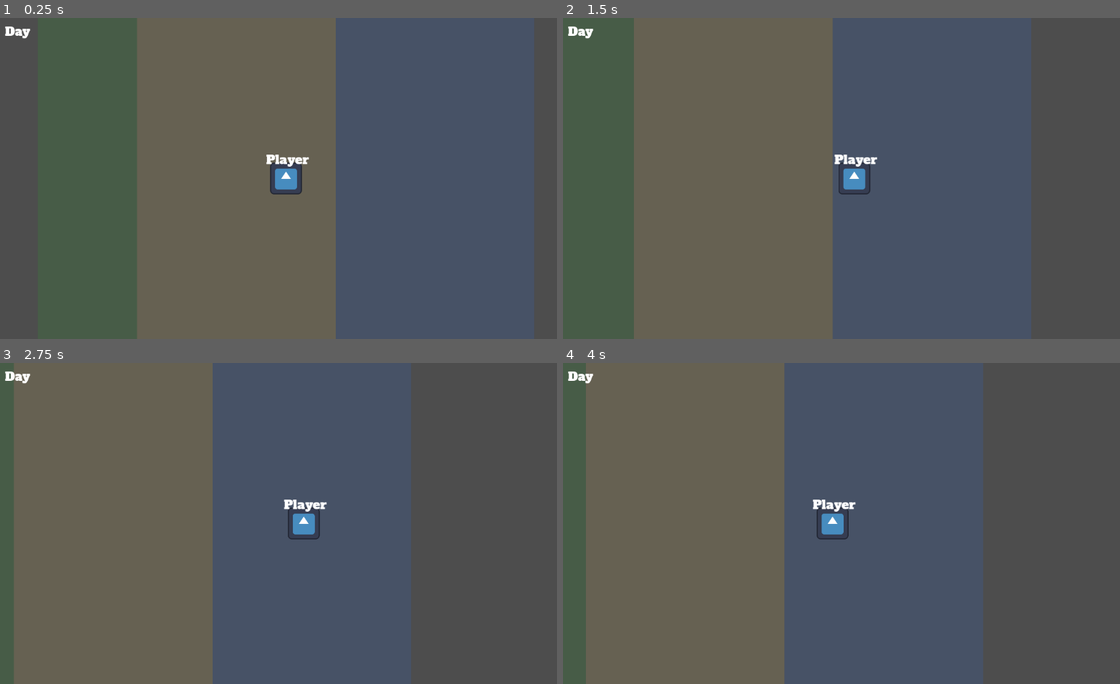
Above: before the commit, frames 1-4 (two rows, left to right).
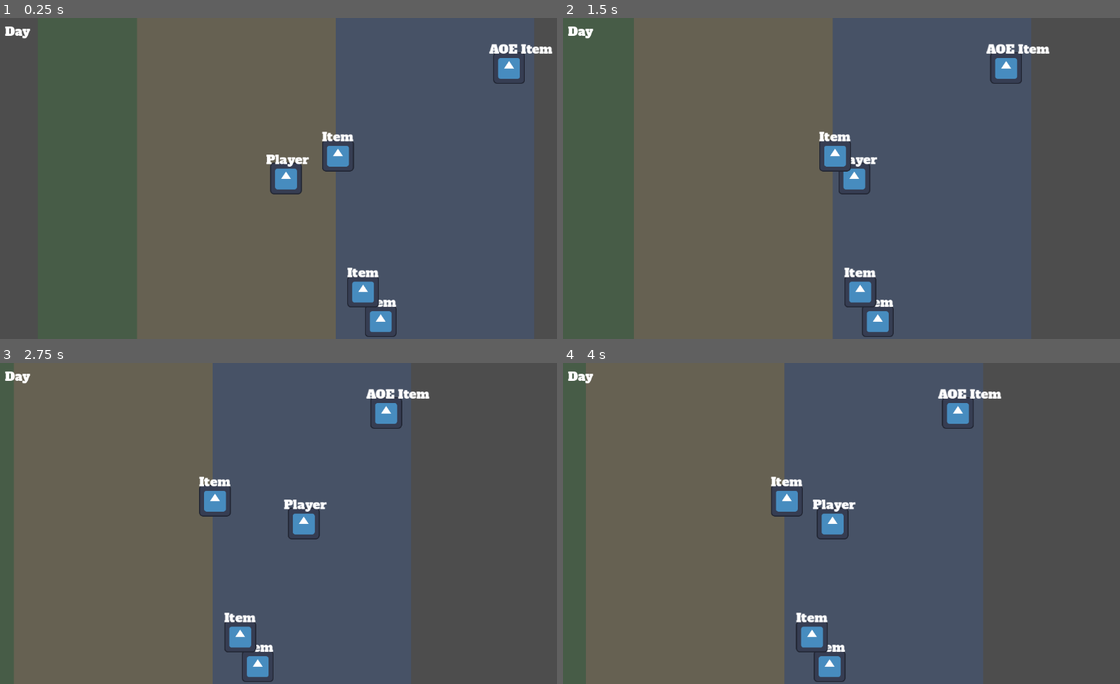
Above: after the commit, the same moments.

Repository: poga/dark-sea
Game: Godot game, scene res://scenes/game/main.tscn
The game is run twice, just before and just after one commit, with the same random seed, the same clock (stepped at 60 frames per second) and the same inputs. The project has no main scene, so this scene is started directly. The engine's default icon, where the game draws it, is replaced by a stand-in: a white triangle on a blue panel in a dark square.
Inputs (mouse positions are in pixels of both pictures, inside the frame that each line leads up to):
- Up to frame 1 (0.25 s): no input
- Up to frame 2 (1.5 s): tap Enter at 0.5 s; move the mouse to (975, 162) at 0.52 s; hold D (move_right) 0.53-1.25 s; hold Space (interact) 0.53-1.25 s; click (975, 162) at 0.67 s; drag from (735, 194) to (596, 178) at 1.27 s
- Up to frame 3 (2.75 s): move the mouse to (345, 452) at 2.02 s; hold D (move_right) from 2.03 s (still down); tap Alt at 2.1 s
- Up to frame 4 (4 s): release D (move_right) at 2.75 s; drag from (819, 587) to (874, 523) at 2.77 s; move the mouse to (1019, 571) at 3.52 s; hold A (move_left) from 3.53 s (still down); hold Space (interact) from 3.53 s (still down)

The runs differ from the first frame. In frame 1, 1.9% of the frame differs, in the area x 57-100%, y 8-100%; in frame 2, 2.0%, in the area x 46-88%, y 8-100%; in frame 3, 1.9%; in frame 4, 2.0%.
Error in both runs: Invalid call. Nonexistent function 'pick_up' in base 'Area2D'. (res://scenes/player/player.gd:51)

Commit message:
fix: use NodePath export for spawn_area to fix node resolution

Diff:
--- a/scenes/game/item_spawner.gd
+++ b/scenes/game/item_spawner.gd
@@ -4,7 +4,8 @@
 ## Designers: edit item_pool and items_per_day to change spawning behavior.
 ## The spawn_area export is set in the editor to an Area2D with a rectangular CollisionShape2D.
 
-@export var spawn_area: Area2D
+@export var spawn_area_path: NodePath
+var spawn_area: Area2D
 
 # --- Item pool: edit this to change what spawns ---
 # Each entry has a scene and a weight (higher = more likely).
@@ -20,6 +21,8 @@
 var _spawned_items: Array[Area2D] = []
 
 func _ready() -> void:
+	if spawn_area_path:
+		spawn_area = get_node(spawn_area_path) as Area2D
 	GameManager.day_started.connect(_on_day_started)
 	GameManager.night_started.connect(_on_night_started)
 
--- a/scenes/game/main.tscn
+++ b/scenes/game/main.tscn
@@ -38,7 +38,7 @@
 
 [node name="ItemSpawner" type="Node2D" parent="."]
 script = ExtResource("9")
-spawn_area = NodePath("../ItemSpawnArea")
+spawn_area_path = NodePath("../ItemSpawnArea")
 
 [node name="TestSpawner" type="Node2D" parent="."]
 script = ExtResource("6")
